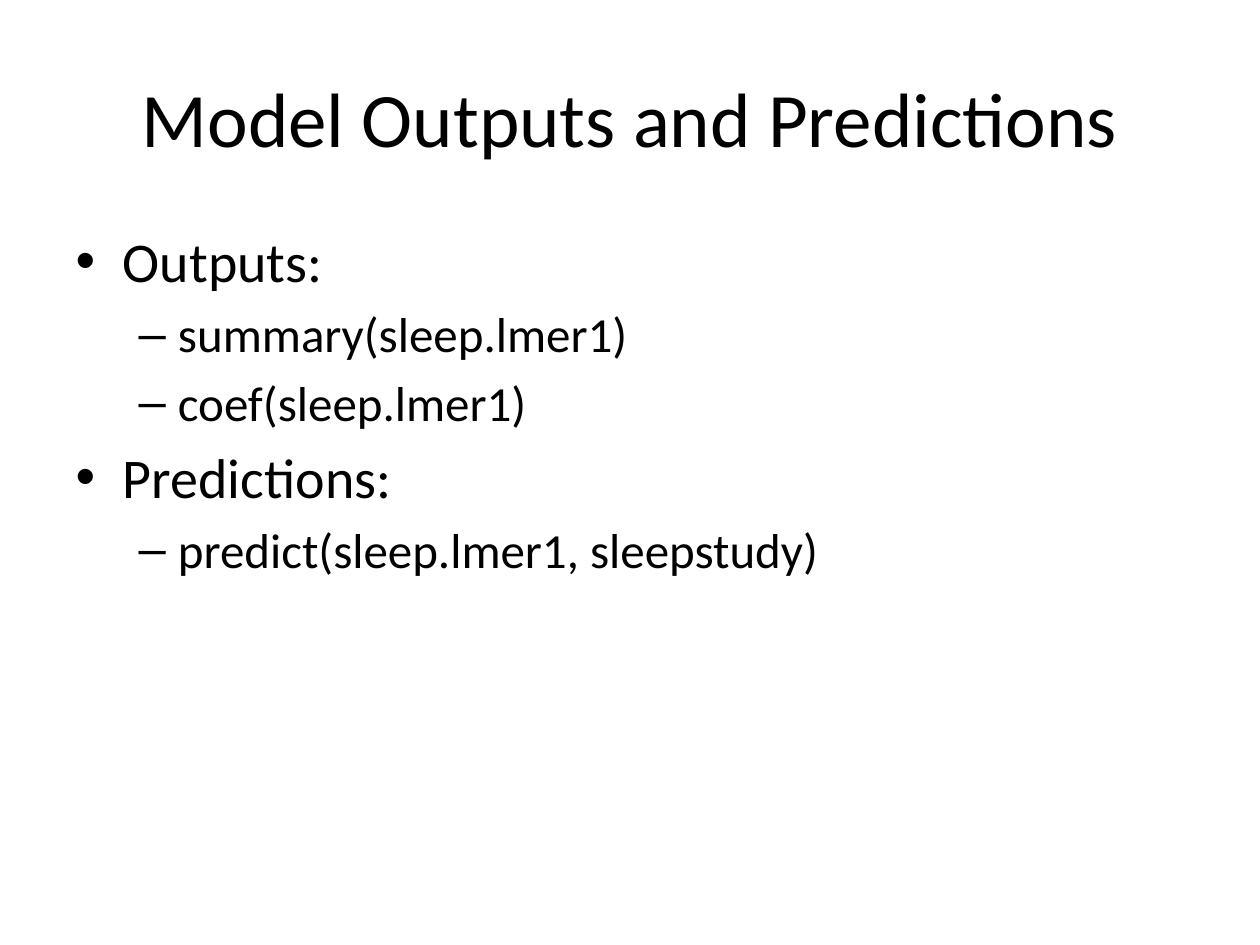
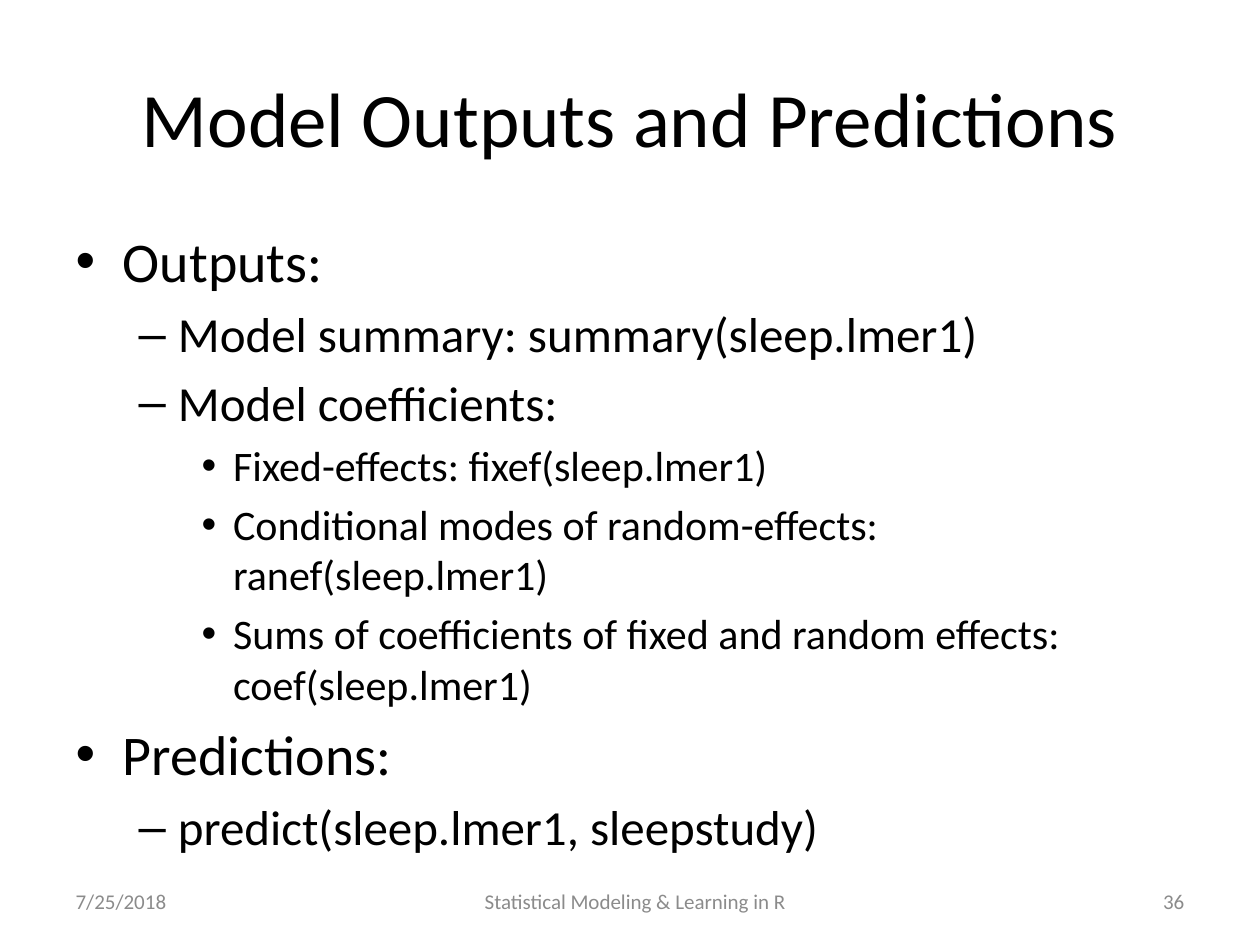
Before and after one commit to katherinesimeon/Statistical-Modeling-and-Learning-in-R, a slide deck: slide 36 of main.pptx (slide 30 before the commit). Drawn at 1260x945 pixels with LibreOffice and Linux fonts; fonts in the diff are those of the drawing. Boxes give left, top, right and bottom in pixels: in the first picture for what was removed or moved away, otherwise in the second. Text is boxed around its words. In the diff, an @@ line names an element or a change of style, - is before the commit and + after.

```diff
--- a/main.pptx
+++ b/main.pptx
@@ text at [178, 316, 1059, 707]: text changed; size 28 to 24 pt @@
-  – summary(sleep.lmer1)
-  – coef(sleep.lmer1)
+  – Model summary: summary(sleep.lmer1)
+  – Model coefficients:
+    • Fixed-effects: fixef(sleep.lmer1)
+    • Conditional modes of random-effects: ranef(sleep.lmer1)
+    • Sums of coefficients of fixed and random effects: coef(sleep.lmer1)
@@ text added at [76, 894, 167, 910], 12 pt, text #8C8C8C @@
+7/25/2018
@@ text added at [485, 894, 785, 913], 12 pt, text #8C8C8C @@
+Statistical Modeling & Learning in R
@@ page number added at [1163, 895, 1184, 909], 12 pt, text #8C8C8C @@
+36
```
Also in this commit, not shown: 66 other slides changed, 12 slides added, 1 other file.
